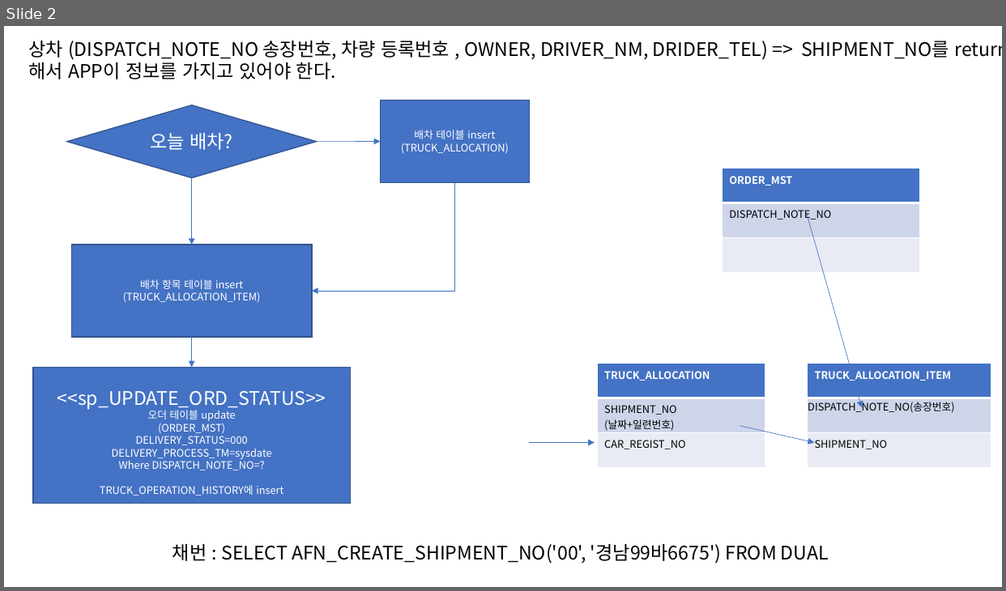
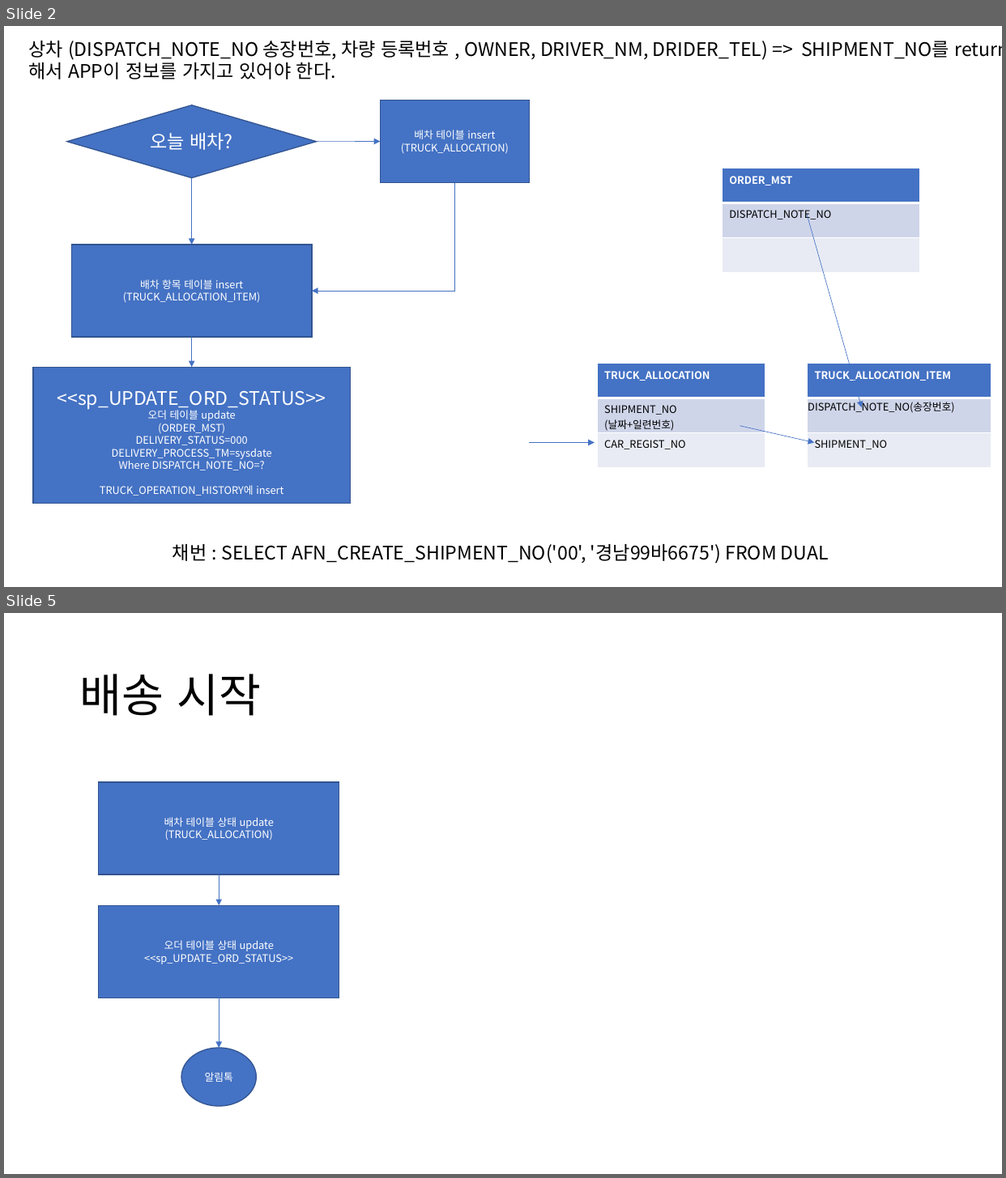
Before and after one commit to seoyoonk/setrans, a slide deck: docs/택배앱_프로시저.pptx. Shown one above the other, each under a label of ours: slide 2 before the commit, slides 2 and 5 after it; the slides between them are not shown. The pictures are 1006x591 and 1006x1178 pixels, drawn with LibreOffice and Linux fonts; fonts in the diff are those of the drawing. Boxes give left, top, right and bottom in pixels: in the first picture for what was removed or moved away, otherwise in the second. Text is boxed around its words. In the diff, an @@ line names an element or a change of style, - is before the commit and + after.

```diff
--- a/docs/택배앱_프로시저.pptx
+++ b/docs/택배앱_프로시저.pptx
@@ slide 5 added at (4, 613, 1002, 1174), background #FFFFFF @@
@@ title added at (80, 674, 262, 716), 44 pt, text #000000 @@
+배송 시작
@@ rectangle added at (98, 782, 339, 875), fill #4472C4, outline #325491 1 pt, 10 pt, text #FFFFFF @@
+배차 테이블 상태 update
+(TRUCK_ALLOCATION)
@@ arrow added from (219, 875) to (219, 905), #4472C4 0.5 pt @@
@@ rectangle added at (98, 905, 339, 999), fill #4472C4, outline #325491 1 pt, 10 pt, text #FFFFFF @@
+오더 테이블 상태 update
+<<sp_UPDATE_ORD_STATUS>>
@@ arrow added from (219, 999) to (219, 1048), #4472C4 0.5 pt @@
@@ ellipse added at (181, 1048, 256, 1106), fill #4472C4, outline #325491 1 pt, 10 pt, text #FFFFFF @@
+알림톡
```
Also in this commit, not shown: 2 slides changed, 1 other slide added, 1 other file.
